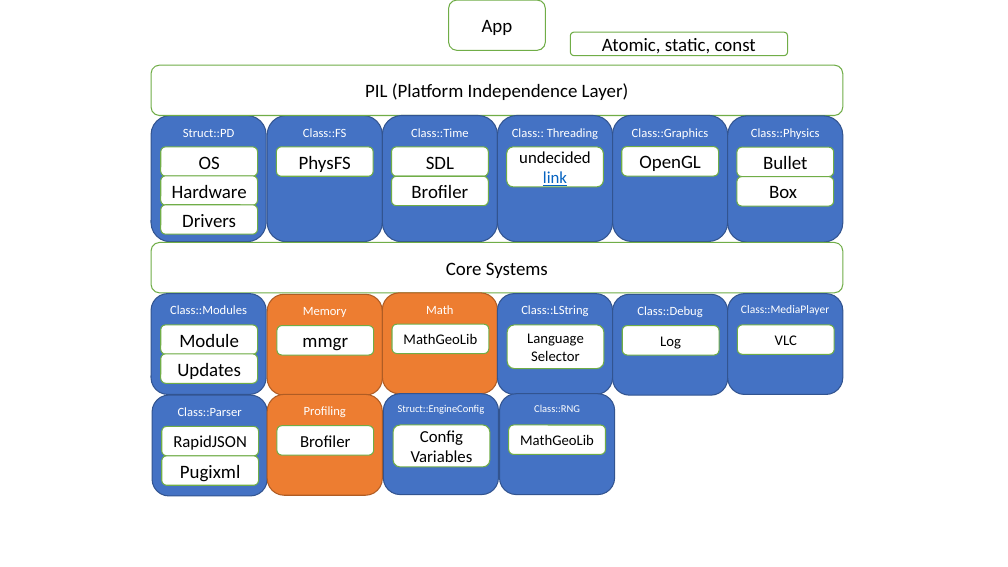
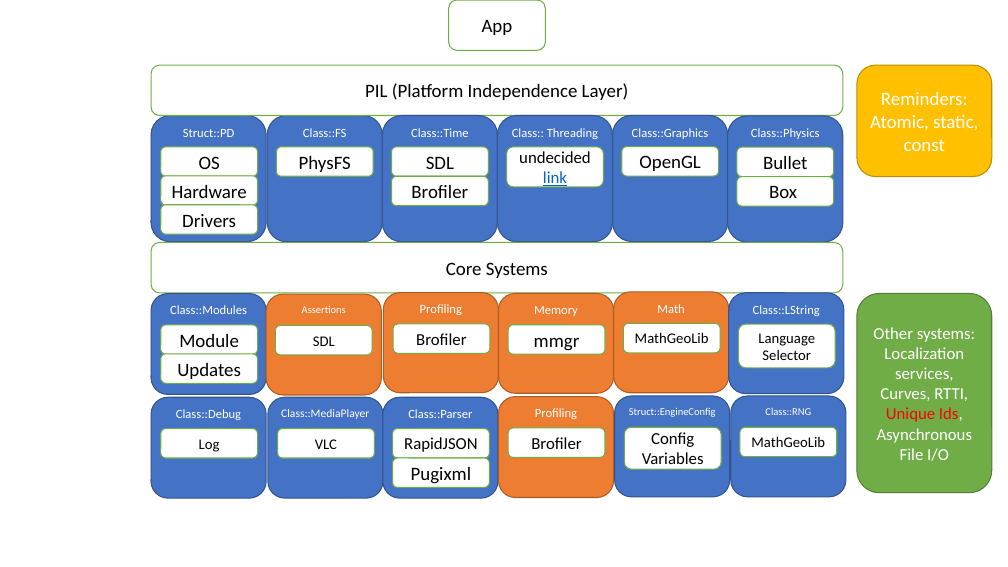
Before and after one commit to juliamauri/RedEye-Engine, a slide deck: slide 1 of UML.pptx. Drawn at 1008x567 pixels with LibreOffice and Linux fonts; fonts in the diff are those of the drawing. Boxes give left, top, right and bottom in pixels: in the first picture for what was removed or moved away, otherwise in the second. Text is boxed around its words. In the diff, an @@ line names an element or a change of style, - is before the commit and + after.

```diff
--- a/UML.pptx
+++ b/UML.pptx
@@ rounded rectangle "Reminders:": place and size @@
-rounded rectangle "Reminders:" at bbox=[570, 32, 787, 55]
+rounded rectangle "Reminders:" at bbox=[857, 65, 991, 176]
@@ rounded rectangle "Reminders:" at bbox=[857, 65, 991, 176]: fill #FFFFFF to #FFC000; outline #70AD47 1 pt to #BD8E00 1 pt @@
@@ text in rounded rectangle at bbox=[870, 115, 978, 151]: text colour #000000 to #FFFFFF in "Atomic, static, const" @@
@@ text in rounded rectangle at bbox=[881, 92, 968, 105]: paragraph added @@
+Reminders:
@@ rounded rectangle added at bbox=[266, 294, 381, 395], fill #ED7D31, outline #AF5C24 1 pt, 10 pt, text #FFFFFF @@
+Assertions
@@ rounded rectangle added at bbox=[383, 293, 498, 393], fill #ED7D31, outline #AF5C24 1 pt, 12 pt, text #FFFFFF @@
+Profiling
@@ rounded rectangle added at bbox=[857, 293, 991, 493], fill #70AD47, outline #538035 1 pt, 16 pt, text #FFFFFF @@
+Other systems:
+Localization services, Curves, RTTI, Unique Ids, Asynchronous File I/O
@@ rounded rectangle added at bbox=[275, 325, 372, 355], fill #FFFFFF, outline #70AD47 1 pt, 14 pt, text #000000 @@
+SDL
@@ rounded rectangle added at bbox=[393, 324, 490, 353], fill #FFFFFF, outline #70AD47 1 pt, 16 pt, text #000000 @@
+Brofiler
@@ 14 rounded rectangles: place and size @@
-14 rounded rectangles at bbox=[152, 293, 615, 496]
+14 rounded rectangles at bbox=[383, 292, 846, 498]
@@ 4 rounded rectangles: place and size @@
-4 rounded rectangles at bbox=[613, 293, 843, 395]
+4 rounded rectangles at bbox=[151, 397, 383, 498]
@@ rounded rectangle "RapidJSON": place and size @@
-rounded rectangle "RapidJSON" at bbox=[162, 426, 259, 456]
+rounded rectangle "RapidJSON" at bbox=[392, 429, 489, 458]
```
Also in this commit, not shown: 1 slide added, 1 slide removed.
